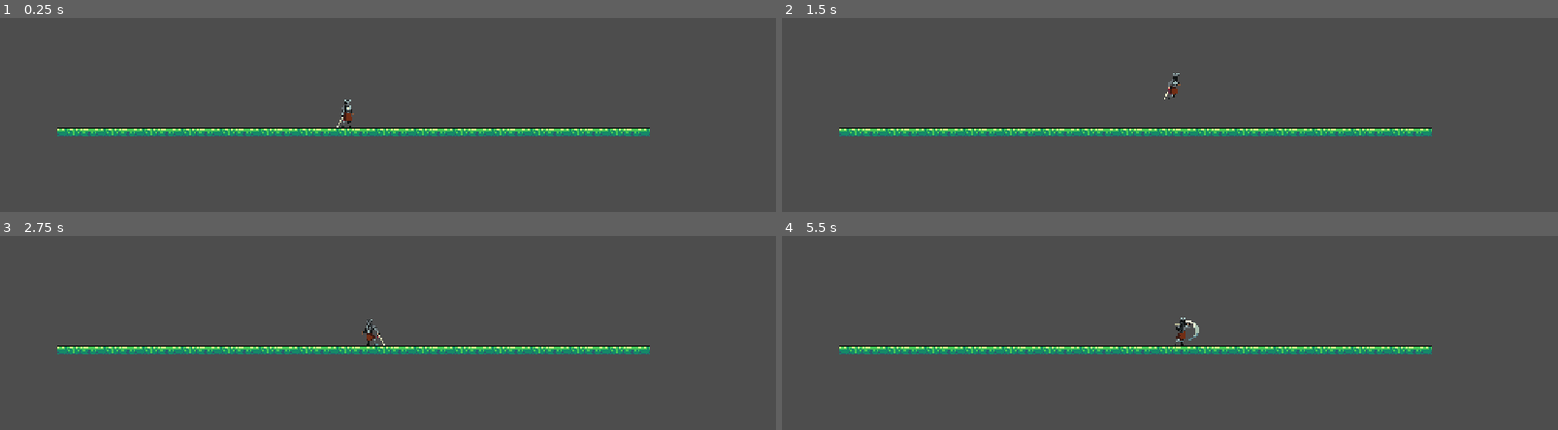
Above: before the commit, frames 1-4 (two rows, left to right).
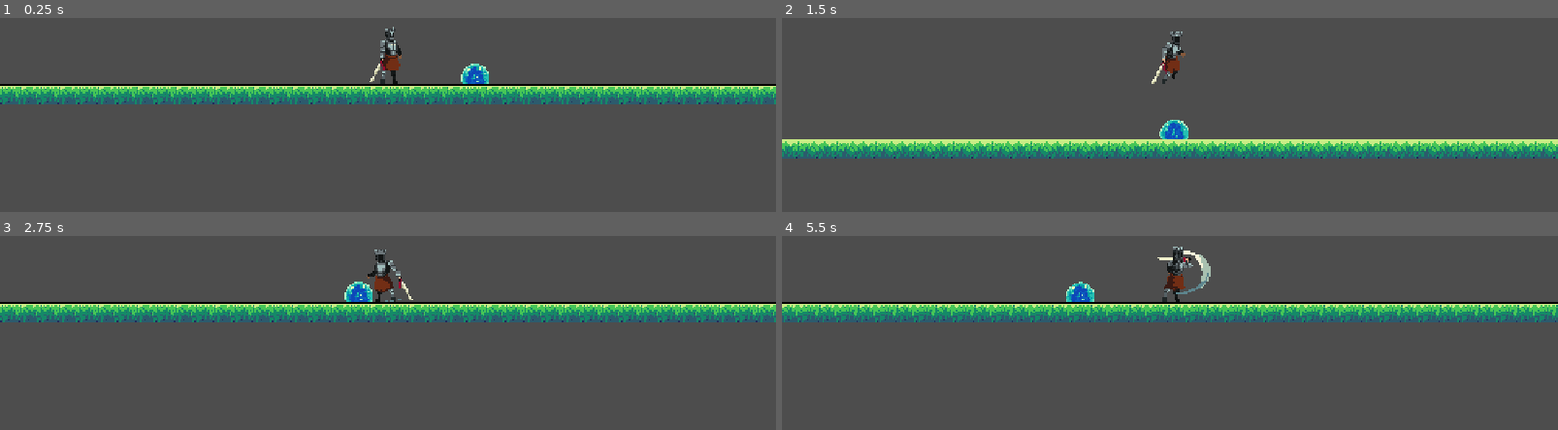
Above: after the commit, the same moments.

Repository: rungthuml-bot/gamedevproject
Game: Godot game, scene res://Scenes/Level_Test.tscn
Same seed, same stepped clock (60 frames per second), same inputs: the game is played once before the commit and once after it.
Inputs (mouse positions are in pixels of both pictures, inside the frame that each line leads up to):
- Up to frame 1 (0.25 s): no input
- Up to frame 2 (1.5 s): move the mouse to (1340, 62) at 0.52 s; hold D (Right) from 0.53 s (still down); click (1340, 62) at 0.6 s; tap Space (Jump) at 0.77, 0.8, 1.07, 1.35 s; move the mouse to (1014, 105) at 1.27 s
- Up to frame 3 (2.75 s): tap Space (Jump) at 1.52, 1.82, 2.3 s; click (232, 323) at 1.55 s; move the mouse to (outside the picture) at 2.02 s; release D (Right) at 2.03 s; hold A (Left) from 2.03 s (still down); click (outside the picture) at 2.1 s
- Up to frame 4 (5.5 s): move the mouse to (1131, 389) at 2.77 s; release A (Left) at 2.78 s; hold D (Right) 2.78-4.28 s; click (1131, 389) at 2.85 s; tap Space (Jump) at 3.02, 3.32, 3.6, 3.77, 4.07, 4.52, 4.82, 5.3 s; move the mouse to (1402, 367) at 3.52 s; move the mouse to (937, 236) at 4.27 s; hold A (Left) 4.28-5.03 s; click (937, 236) at 4.35 s; move the mouse to (1208, 301) at 5.02 s; hold D (Right) from 5.03 s (still down); click (1208, 301) at 5.1 s

The runs differ from the first frame. In frame 1, 15% of the frame differs, in the area x 0-100%, y 4-61%; in frame 2, 14%; in frame 3, 15%; in frame 4, 15%, in the area x 0-100%, y 5-61%.

Commit message:
update hitbox

Diff:
--- a/Scenes/Level_Test.tscn
+++ b/Scenes/Level_Test.tscn
@@ -2,6 +2,7 @@
 
 [ext_resource type="Texture2D" uid="uid://ck1ovasxbifsy" path="res://Assets/TileSet_Test/Tileset.png" id="1_rv8wu"]
 [ext_resource type="PackedScene" uid="uid://dvj03a3fowopm" path="res://Scenes/Sprite/Mordred.tscn" id="2_x6006"]
+[ext_resource type="PackedScene" uid="uid://jxsqcu1c20x4" path="res://Scenes/enemy_test.tscn" id="3_68m0o"]
 
 [sub_resource type="TileSetAtlasSource" id="TileSetAtlasSource_x6006"]
 texture = ExtResource("1_rv8wu")
@@ -390,3 +391,6 @@
 
 [node name="Mordred" parent="." unique_id=2042576188 instance=ExtResource("2_x6006")]
 position = Vector2(571, 432)
+
+[node name="Enemy" parent="." unique_id=1383791009 instance=ExtResource("3_68m0o")]
+position = Vector2(643, 432)
--- a/Scenes/Sprite/Mordred.tscn
+++ b/Scenes/Sprite/Mordred.tscn
@@ -323,7 +323,7 @@
 "duration": 1.0,
 "texture": SubResource("AtlasTexture_e3usb")
 }],
-"loop": 0,
+"loop": 1,
 "name": &"Idle",
 "speed": 7.0
 }, {
@@ -381,7 +381,7 @@
 "duration": 1.0,
 "texture": SubResource("AtlasTexture_fgfp2")
 }],
-"loop": 0,
+"loop": 1,
 "name": &"Run",
 "speed": 10.0
 }]
@@ -390,16 +390,34 @@
 radius = 12.0
 height = 48.0
 
+[sub_resource type="RectangleShape2D" id="RectangleShape2D_v5eft"]
+size = Vector2(26, 43)
+
 [node name="Mordred" type="CharacterBody2D" unique_id=2042576188]
 script = ExtResource("1_fuy0g")
 
 [node name="AnimatedSprite2D" type="AnimatedSprite2D" parent="." unique_id=72610723]
 position = Vector2(0, -32)
 sprite_frames = SubResource("SpriteFrames_awhhx")
-animation = &"Run"
+animation = &"Attack_4"
+frame = 2
+frame_progress = 0.98531955
 
 [node name="CollisionShape2D" type="CollisionShape2D" parent="." unique_id=1558068645]
 position = Vector2(0, -24)
 shape = SubResource("CapsuleShape2D_v5eft")
 
+[node name="Camera2D" type="Camera2D" parent="." unique_id=256119951]
+zoom = Vector2(2, 2)
+
+[node name="AttackArea" type="Area2D" parent="." unique_id=743489757 groups=["player_attack"]]
+collision_layer = 2
+collision_mask = 8
+
+[node name="CollisionShape2D" type="CollisionShape2D" parent="AttackArea" unique_id=474904858]
+position = Vector2(26, -21.5)
+shape = SubResource("RectangleShape2D_v5eft")
+
 [connection signal="animation_finished" from="AnimatedSprite2D" to="." method="_on_animated_sprite_2d_animation_finished"]
+[connection signal="frame_changed" from="AnimatedSprite2D" to="." method="_on_animated_sprite_2d_frame_changed"]
+[connection signal="area_entered" from="AttackArea" to="." method="_on_attack_area_area_entered"]
--- a/Scenes/Sprite/mordred.gd
+++ b/Scenes/Sprite/mordred.gd
@@ -1,19 +1,35 @@
 extends CharacterBody2D
+
 
 const SPEED = 200.0
 const JUMP_VELOCITY = -400.0
 
 @onready var anim = $AnimatedSprite2D
+@onready var attack_area = $AttackArea
+@onready var attack_collision = $AttackArea/CollisionShape2D
 
 # ATTACK VARIABLES
+# Combo บนพื้น
 var combo = 0
+
+# Combo กลางอากาศ
 var air_combo = 0
 
+# กำลังโจมตีอยู่หรือไม่
 var is_attacking = false
+
+# เก็บการกดโจมตีไว้สำหรับ Combo ถัดไป
 var attack_queued = false
 
-# จำว่าโจมตีบนพื้นหรือกลางอากาศ
+# ประเภทการโจมตี
+# "ground" หรือ "air"
 var attack_type = ""
+
+# จำนวนครั้งที่โจมตีกลางอากาศ
+var air_attacks_used = 0
+
+func _ready():
+	attack_collision.disabled = true
 
 # START ATTACK
 func start_attack():
@@ -21,133 +37,245 @@
 	# เริ่มโจมตีครั้งแรก
 	if not is_attacking:
 
-		is_attacking = true
 		attack_queued = false
 
+		# GROUND ATTACK
 		if is_on_floor():
+
+			is_attacking = true
 			attack_type = "ground"
+
 			combo = 1
+
 			anim.play("Attack_1")
 
-		else:
+		# AIR ATTACK
+		else:
+
+			# ถ้าโจมตีบนอากาศครบ 2 ครั้งแล้ว
+			if air_attacks_used >= 2:
+				return
+
+			is_attacking = true
 			attack_type = "air"
-			air_combo = 1
-			anim.play("Attack_1")
+
+			air_combo += 1
+			air_attacks_used += 1
+
+			anim.play("Attack_" + str(air_combo))
 
 		return
-
+	# COMBO ATTACK ระหว่างโจมตีอยู่
 	# GROUND COMBO
 	if attack_type == "ground":
 
 		combo += 1
 
 		if combo <= 4:
+
 			anim.play("Attack_" + str(combo))
 
 	# AIR COMBO
 	elif attack_type == "air":
 
+		# ถ้าโจมตีบนอากาศครบแล้ว
+		if air_attacks_used >= 2:
+			return
+
 		air_combo += 1
+		air_attacks_used += 1
 
 		if air_combo <= 2:
+
 			anim.play("Attack_" + str(air_combo))
 
-# NORMAL ANIMATION
+# UPDATE NORMAL ANIMATION
 func update_animation():
 
+	# กลางอากาศ
 	if not is_on_floor():
-		anim.play("Jump")
-
+
+		# ป้องกันไม่ให้ Jump เริ่มใหม่ทุก Frame
+		if anim.animation != "Jump":
+			anim.play("Jump")
+
+	# กำลังวิ่ง
 	elif velocity.x != 0:
-		anim.play("Run")
-
+
+		if anim.animation != "Run":
+			anim.play("Run")
+
+	# ยืนนิ่ง
 	else:
-		anim.play("Idle")
-
-# PHYSICS PROCESS
+
+		if anim.animation != "Idle":
+			anim.play("Idle")
+
+# PLAYER PHYSICS
 func _physics_process(delta: float) -> void:
 
-	# Gravity
+	# GRAVITY
 	if not is_on_floor():
+
 		velocity += get_gravity() * delta
 
-	# Jump
+	# RESET AIR ATTACK
+	# เมื่อกลับมาถึงพื้น
+	if is_on_floor():
+
+		air_attacks_used = 0
+		air_combo = 0
+
+	# JUMP
 	if Input.is_action_just_pressed("Jump") and is_on_floor() and not is_attacking:
+
 		velocity.y = JUMP_VELOCITY
 
-	# Movement Input
+	# MOVEMENT INPUT
 	var direction = Input.get_axis("Left", "Right")
 
 	# MOVEMENT
-	# Ground Attack = หยุดนิ่ง
+
+	# ถ้าโจมตีบนพื้น
+	# → หยุดนิ่ง
 	if is_attacking and attack_type == "ground":
 
 		velocity.x = 0
 
+	# กรณีปกติ หรือโจมตีกลางอากาศ
 	else:
 
 		if direction != 0:
+
 			velocity.x = direction * SPEED
-		else:
-			velocity.x = move_toward(velocity.x, 0, SPEED)
-
+
+		else:
+
+			velocity.x = move_toward(
+				velocity.x,
+				0,
+				SPEED
+			)
 
 	# TURN LEFT / RIGHT
-	if direction > 0:
-		anim.flip_h = false
-
-	elif direction < 0:
-		anim.flip_h = true
+	# ถ้าโจมตีบนพื้น
+	# → ล็อกทิศทาง ห้ามหัน
+	if not (is_attacking and attack_type == "ground"):
+
+		if direction > 0:
+
+			anim.flip_h = false
+
+		elif direction < 0:
+
+			anim.flip_h = true
 
 	# ATTACK INPUT
 	if Input.is_action_just_pressed("Attack"):
 
+		# กำลังโจมตีอยู่
 		if is_attacking:
-			# เก็บไว้ให้โจมตีต่อ
-			attack_queued = true
-
-		else:
-			start_attack()
+
+			# GROUND COMBO
+			if attack_type == "ground":
+
+				if combo < 4:
+
+					attack_queued = true
+
+			# AIR COMBO
+			elif attack_type == "air":
+
+				if air_combo < 2 and air_attacks_used < 2:
+
+					attack_queued = true
+
+		# ยังไม่ได้โจมตี
+		else:
+
+			# ถ้าอยู่กลางอากาศและตีครบ 2 ครั้งแล้ว
+			if not is_on_floor() and air_attacks_used >= 2:
+
+				pass
+
+			else:
+
+				start_attack()
 
 	# NORMAL ANIMATION
 	if not is_attacking:
+
 		update_animation()
+
 
 	move_and_slide()
 
 # ANIMATION FINISHED
 func _on_animated_sprite_2d_animation_finished():
 
-	# GROUND ATTACK
+	# GROUND ATTACK FINISHED
 	if attack_type == "ground":
 
+		# ถ้ากดโจมตีต่อ
 		if attack_queued and combo < 4:
 
 			attack_queued = false
+
 			start_attack()
 
+		# ไม่มีการโจมตีต่อ
 		else:
 
 			is_attacking = false
 			attack_queued = false
+
 			combo = 0
 			attack_type = ""
 
 			update_animation()
 
-	# AIR ATTACK
+	# AIR ATTACK FINISHED
 	elif attack_type == "air":
 
+		# ถ้ากดโจมตีต่อ
 		if attack_queued and air_combo < 2:
 
 			attack_queued = false
+
 			start_attack()
 
+		# ไม่มีการโจมตีต่อ
 		else:
 
 			is_attacking = false
 			attack_queued = false
-			air_combo = 0
+
 			attack_type = ""
 
+			# ไม่ Reset air_combo
+			# ไม่ Reset air_attacks_used
+			# จะ Reset ก็ต่อเมื่อลงพื้น
+
 			update_animation()
+
+func _on_animated_sprite_2d_frame_changed():
+
+	var is_attack_animation = (
+		anim.animation.begins_with("Attack")
+		or anim.animation.begins_with("AirAttack")
+	)
+
+	if is_attack_animation and anim.frame == 1:
+		attack_collision.set_deferred("disabled", false)
+
+	else:
+		attack_collision.set_deferred("disabled", true)
+
+func _on_attack_area_area_entered(area):
+
+	print("Hit something!")
+
+	var enemy = area.get_parent()
+
+	if enemy.has_method("take_damage"):
+		enemy.take_damage(10)
--- /dev/null
+++ b/Scenes/enemy_test.gd
@@ -0,0 +1,14 @@
+extends CharacterBody2D
+
+var health = 100
+
+func take_damage(damage: int):
+
+	health -= damage
+
+	print("Enemy Hit!")
+	print("Health:", health)
+
+	if health <= 0:
+		print("Enemy Dead!")
+		queue_free()
--- /dev/null
+++ b/Scenes/enemy_test.tscn
@@ -0,0 +1,97 @@
+[gd_scene format=3 uid="uid://jxsqcu1c20x4"]
+
+[ext_resource type="Script" uid="uid://ca5msss2lc3tc" path="res://Scenes/enemy_test.gd" id="1_67vpr"]
+[ext_resource type="Texture2D" uid="uid://dyeqewic5smey" path="res://Assets/Enemy/Blue_Slime/Idle.png" id="1_q8xid"]
+
+[sub_resource type="AtlasTexture" id="AtlasTexture_67vpr"]
+atlas = ExtResource("1_q8xid")
+region = Rect2(0, 0, 128, 128)
+
+[sub_resource type="AtlasTexture" id="AtlasTexture_kxk0d"]
+atlas = ExtResource("1_q8xid")
+region = Rect2(128, 0, 128, 128)
+
+[sub_resource type="AtlasTexture" id="AtlasTexture_oyc1c"]
+atlas = ExtResource("1_q8xid")
+region = Rect2(256, 0, 128, 128)
+
+[sub_resource type="AtlasTexture" id="AtlasTexture_c3qj7"]
+atlas = ExtResource("1_q8xid")
+region = Rect2(384, 0, 128, 128)
+
+[sub_resource type="AtlasTexture" id="AtlasTexture_421n3"]
+atlas = ExtResource("1_q8xid")
+region = Rect2(512, 0, 128, 128)
+
+[sub_resource type="AtlasTexture" id="AtlasTexture_h6jhh"]
+atlas = ExtResource("1_q8xid")
+region = Rect2(640, 0, 128, 128)
+
+[sub_resource type="AtlasTexture" id="AtlasTexture_qjw4q"]
+atlas = ExtResource("1_q8xid")
+region = Rect2(768, 0, 128, 128)
+
+[sub_resource type="AtlasTexture" id="AtlasTexture_m3b8b"]
+atlas = ExtResource("1_q8xid")
+region = Rect2(896, 0, 128, 128)
+
+[sub_resource type="SpriteFrames" id="SpriteFrames_v5eft"]
+animations = [{
+"frames": [{
+"duration": 1.0,
+"texture": SubResource("AtlasTexture_67vpr")
+}, {
+"duration": 1.0,
+"texture": SubResource("AtlasTexture_kxk0d")
+}, {
+"duration": 1.0,
+"texture": SubResource("AtlasTexture_oyc1c")
+}, {
+"duration": 1.0,
+"texture": SubResource("AtlasTexture_c3qj7")
+}, {
+"duration": 1.0,
+"texture": SubResource("AtlasTexture_421n3")
+}, {
+"duration": 1.0,
+"texture": SubResource("AtlasTexture_h6jhh")
+}, {
+"duration": 1.0,
+"texture": SubResource("AtlasTexture_qjw4q")
+}, {
+"duration": 1.0,
+"texture": SubResource("AtlasTexture_m3b8b")
+}],
+"loop": 1,
+"name": &"Idle",
+"speed": 10.0
+}]
+
+[sub_resource type="RectangleShape2D" id="RectangleShape2D_awhhx"]
+size = Vector2(25, 17)
+
+[sub_resource type="CapsuleShape2D" id="CapsuleShape2D_23qdo"]
+radius = 8.0
+height = 22.0
+
+[node name="Enemy" type="CharacterBody2D" unique_id=1383791009]
+script = ExtResource("1_67vpr")
+
+[node name="AnimatedSprite2D" type="AnimatedSprite2D" parent="." unique_id=852536199]
+position = Vector2(1, -33)
+scale = Vector2(0.5078125, 0.515625)
+sprite_frames = SubResource("SpriteFrames_v5eft")
+animation = &"Idle"
+
+[node name="CollisionShape2D" type="CollisionShape2D" parent="." unique_id=390029377]
+position = Vector2(-0.5, -8.5)
+shape = SubResource("RectangleShape2D_awhhx")
+
+[node name="Hurtbox" type="Area2D" parent="." unique_id=35283170]
+collision_layer = 8
+collision_mask = 0
+
+[node name="CollisionShape2D" type="CollisionShape2D" parent="Hurtbox" unique_id=1014548493]
+position = Vector2(0, -8)
+rotation = 1.5707964
+shape = SubResource("CapsuleShape2D_23qdo")
Binary file added: Assets/Enemy/Blue_Slime/Attack_1.png
Not shown, added: Assets/Enemy/Blue_Slime/Attack_1.png.import
Binary file added: Assets/Enemy/Blue_Slime/Attack_2.png
Not shown, added: Assets/Enemy/Blue_Slime/Attack_2.png.import
Binary file added: Assets/Enemy/Blue_Slime/Attack_3.png
Not shown, added: Assets/Enemy/Blue_Slime/Attack_3.png.import
Binary file added: Assets/Enemy/Blue_Slime/Dead.png
Not shown, added: Assets/Enemy/Blue_Slime/Dead.png.import
Binary file added: Assets/Enemy/Blue_Slime/Hurt.png
Not shown, added: Assets/Enemy/Blue_Slime/Hurt.png.import
Binary file added: Assets/Enemy/Blue_Slime/Idle.png
Not shown, added: Assets/Enemy/Blue_Slime/Idle.png.import
(and 9 more such lines)
